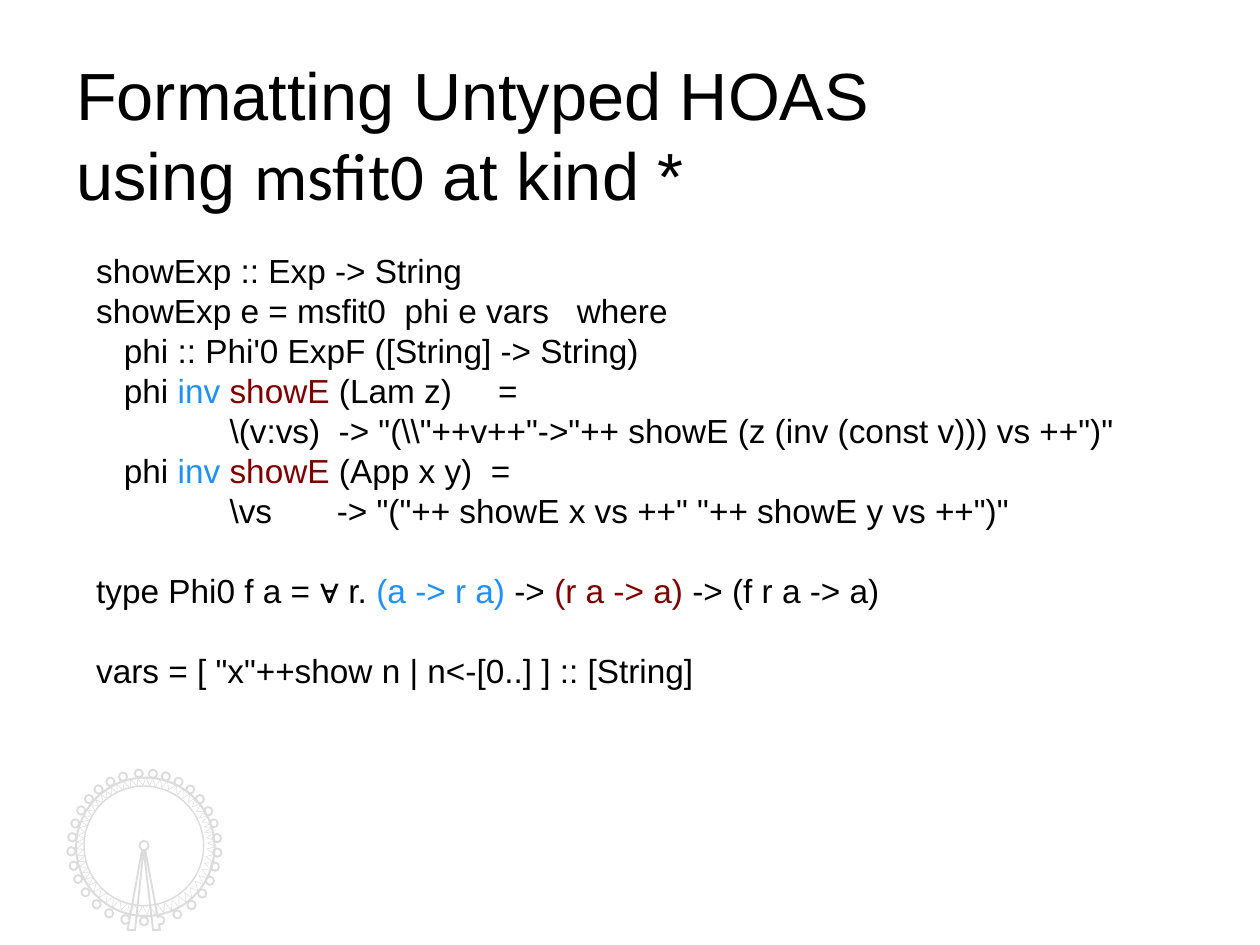
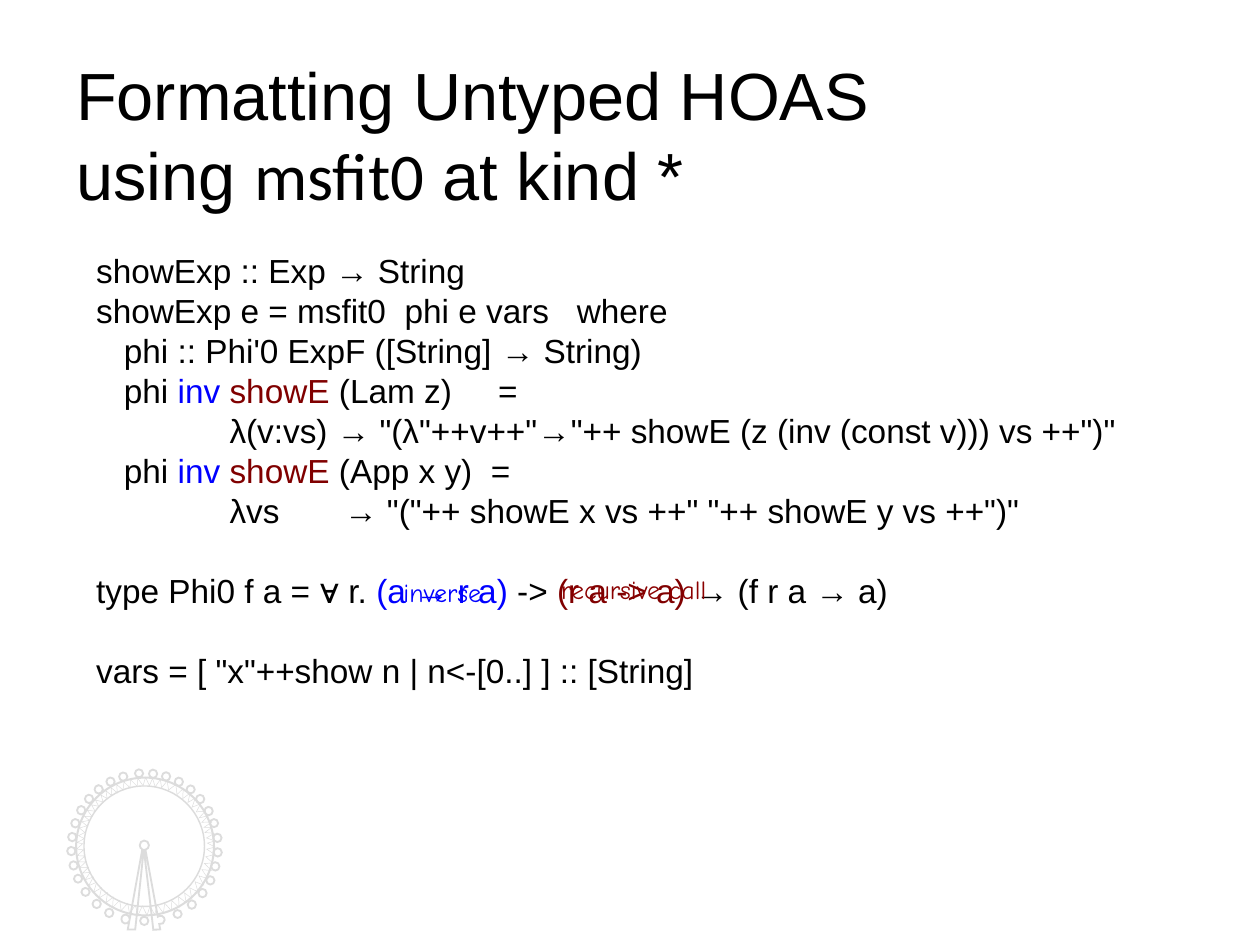
Before and after one commit to kyagrd/naxPapers, a slide deck: slide 10 of draft/TYPES13/ppt/myslide.odp. Drawn at 1260x945 pixels with LibreOffice and Linux fonts; fonts in the diff are those of the drawing. Boxes give left, top, right and bottom in pixels: in the first picture for what was removed or moved away, otherwise in the second. Text is boxed around its words. In the diff, an @@ line names an element or a change of style, - is before the commit and + after.

```diff
--- a/draft/TYPES13/ppt/myslide.odp
+++ b/draft/TYPES13/ppt/myslide.odp
@@ text at box(96, 259, 465, 289): text changed @@
-showExp :: Exp -> String
+showExp :: Exp → String
@@ text at box(124, 339, 642, 370): text changed @@
-phi :: Phi'0 ExpF ([String] -> String)
+phi :: Phi'0 ExpF ([String] → String)
@@ text at box(124, 379, 473, 490): text colour #1E90FF to #0000FF in "inv", "inv" @@
@@ text at box(230, 419, 1032, 450): text changed @@
-\(v:vs) -> "(\\"++v++"->"++ showE (z (inv (const v))) vs ++")"
+λ(v:vs) → "(λ"++v++"→"++ showE (z (inv (const v))) vs ++")"
@@ text at box(96, 499, 936, 610): text changed @@
-\vs -> "("++ showE x vs ++" "++ showE y vs ++")"
-type Phi0 f a = ∀ r. (a -> r a) -> (r a -> a) -> (f r a -> a)
+λvs → "("++ showE x vs ++" "++ showE y vs ++")"
+type Phi0 f a = ∀ r. (a → r a) -> (r a -> a) → (f r a → a)
@@ text added at box(403, 584, 481, 603), 14 pt, text #0000FF @@
+inverse
@@ text added at box(561, 579, 706, 607), 14 pt, text #8B0000 @@
+recursive call
```
Also in this commit, not shown: 12 other slides changed, 4 slides added, 2 slides removed, 2 other files.
